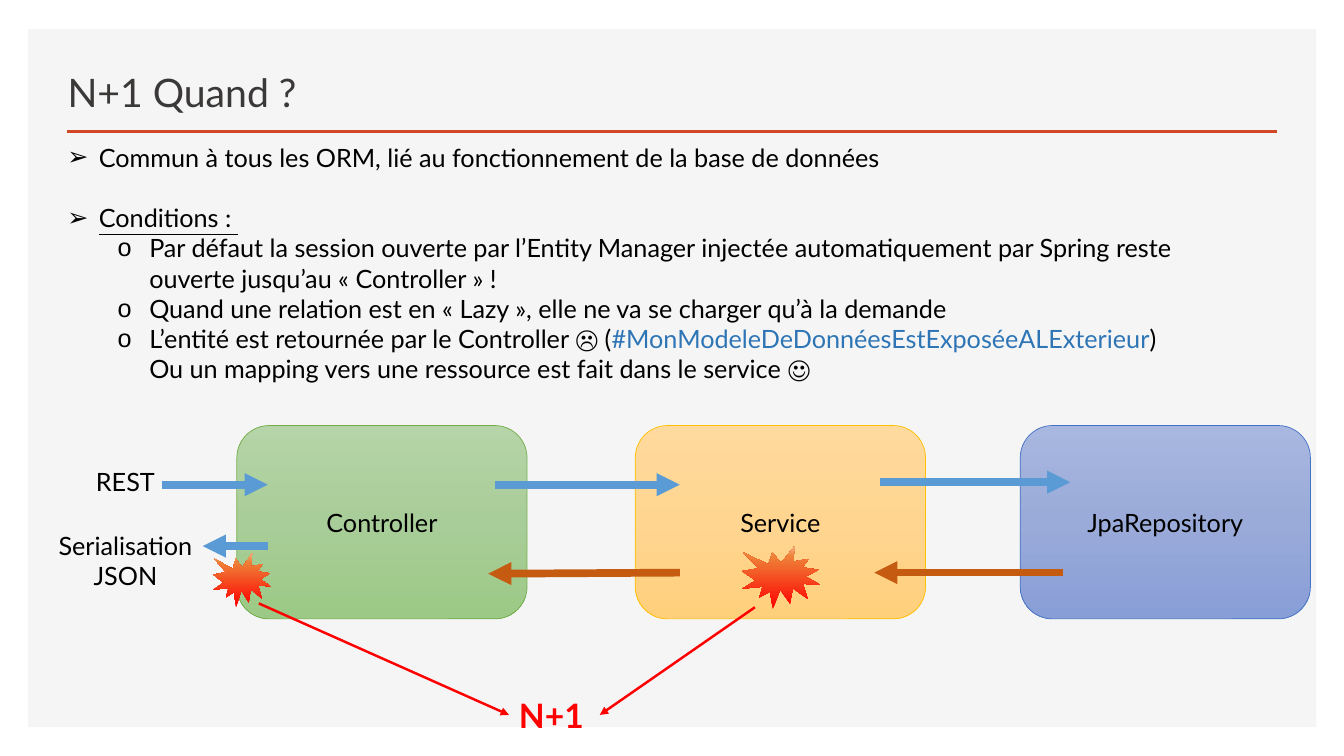
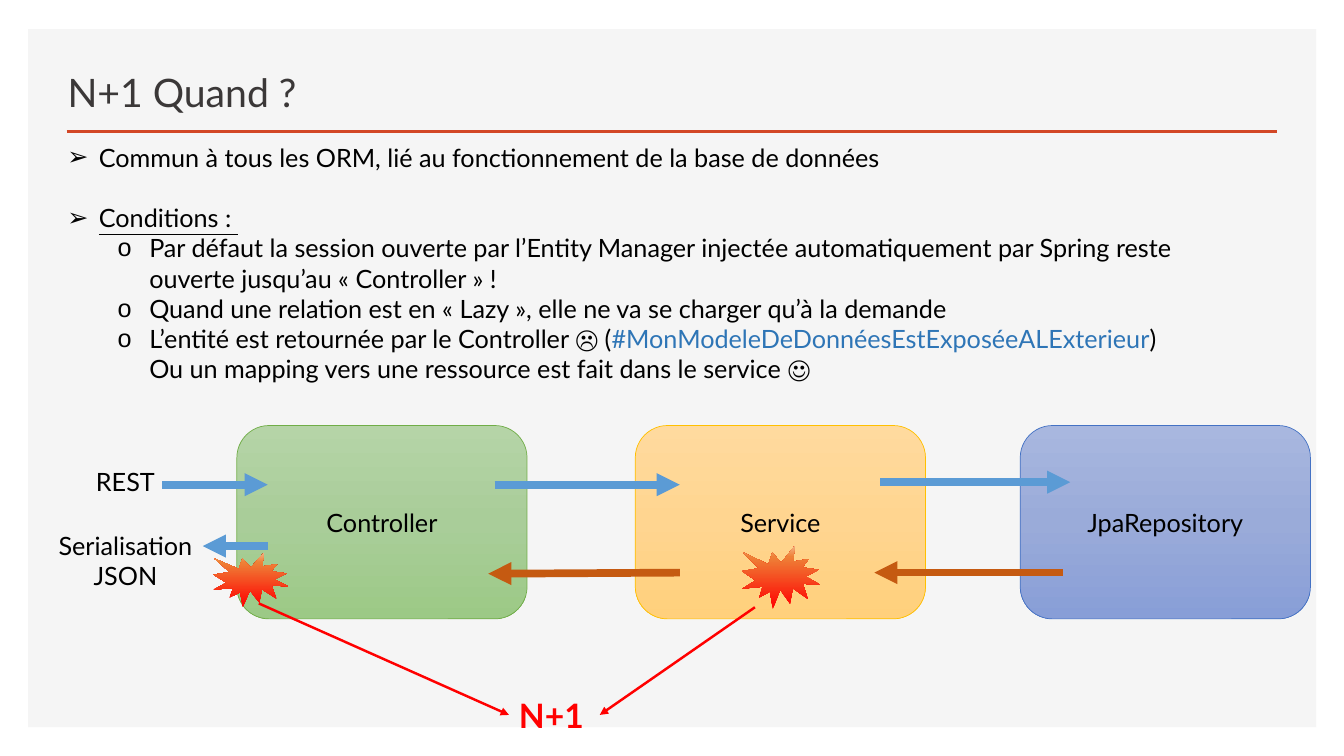
Before and after one commit to sebzuki/hibernate, a slide deck: slide 13 of JPA-HIBERNATE.pptx (slide 12 before the commit). Drawn at 1344x756 pixels with LibreOffice and Linux fonts; fonts in the diff are those of the drawing. Boxes give left, top, right and bottom in pixels: in the first picture for what was removed or moved away, otherwise in the second. Text is boxed around its words. In the diff, an @@ line names an element or a change of style, - is before the commit and + after.

```diff
--- a/JPA-HIBERNATE.pptx
+++ b/JPA-HIBERNATE.pptx
@@ irregular seal: place and size @@
-irregular seal at [214, 554, 271, 608]
+irregular seal at [214, 554, 288, 608]
```
Also in this commit, not shown: 9 other slides changed, 1 slide added.
